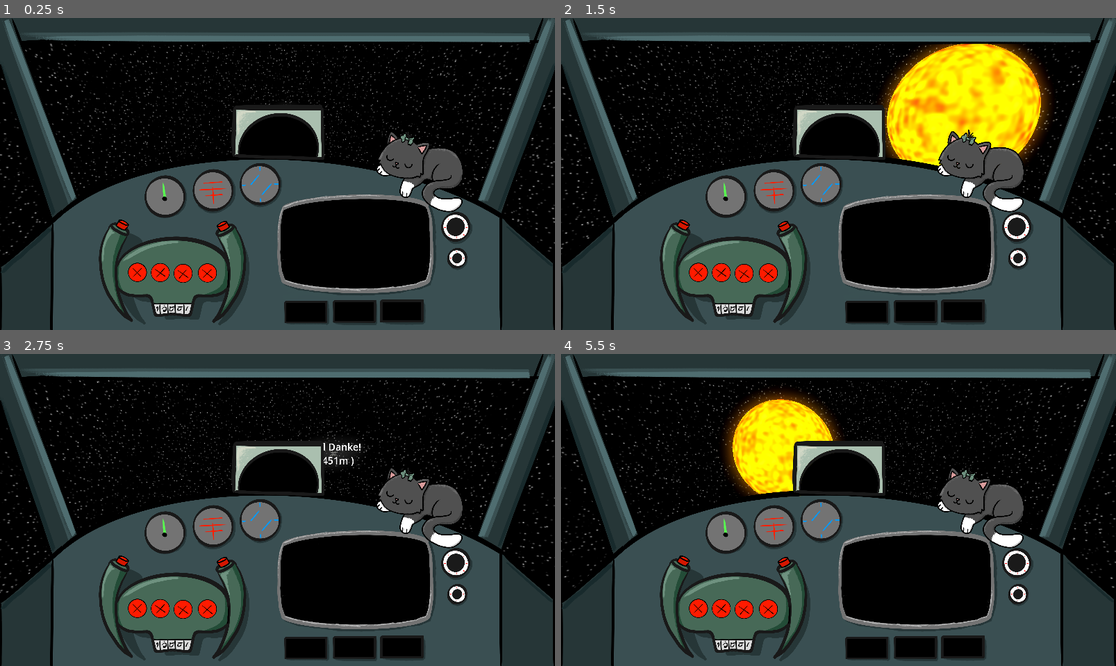
Above: before the commit, frames 1-4 (two rows, left to right).
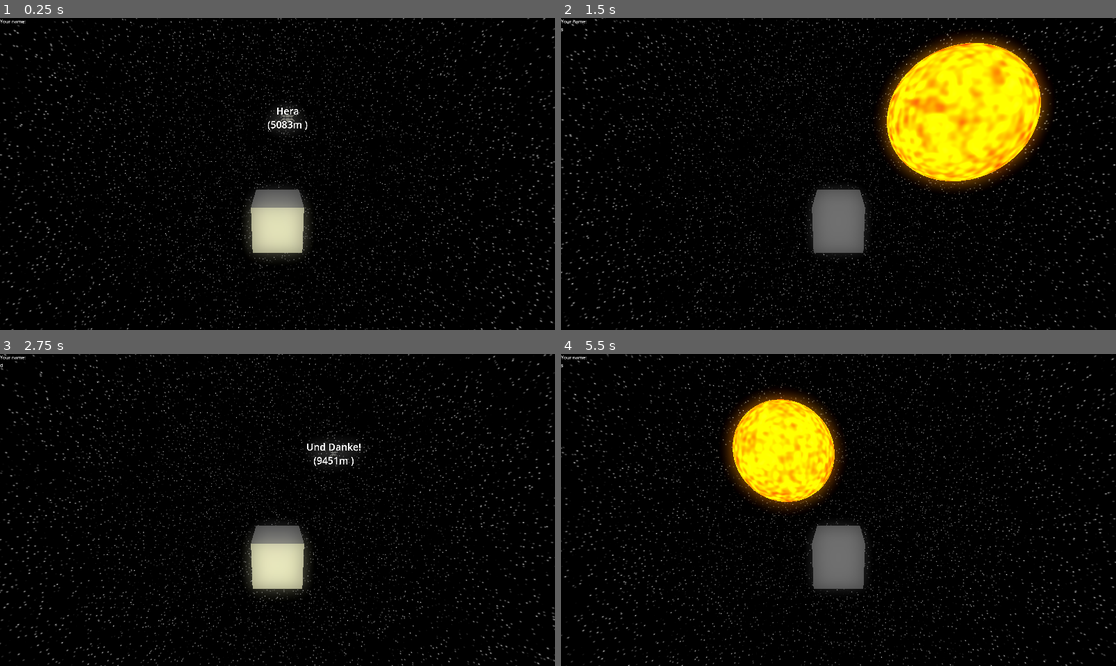
Above: after the commit, the same moments.

Repository: Paulpanther/Spacescaper
Game: Godot game, scene res://scenes/universe.tscn
Two runs of this game, one before a commit and one after it. Both use one fixed random seed, a clock stepped at 60 frames per second and the inputs below.
Inputs:
- Up to frame 1 (0.25 s): no input
- Up to frame 2 (1.5 s): tap Enter at 0.5 s; hold D (yaw_right) 0.53-1.28 s; hold S (backward) from 1.28 s (still down)
- Up to frame 3 (2.75 s): release S (backward) at 2.03 s; hold D (yaw_right) from 2.03 s (still down)
- Up to frame 4 (5.5 s): release D (yaw_right) at 2.78 s; hold W (forward) 2.78-3.53 s; hold A (yaw_left) 3.53-5.03 s; hold S (backward) from 5.03 s (still down)

The runs differ from the first frame. In frame 1, 52% of the frame differs, in the area x 0-100%, y 0-100%; in frame 2, 52%; in frame 3, 52%; in frame 4, 52%.
Error in both runs: Attempt to call function 'get_active_material' in base 'null instance' on a null instance. (res://scripts/planet_beacon_eighth.gd:6)

Commit message:
make compatible with paul

Diff:
--- a/project.godot
+++ b/project.godot
@@ -102,4 +102,5 @@
 
 [rendering]
 
+renderer/rendering_method="gl_compatibility"
 anti_aliasing/quality/msaa_3d=2
--- a/scenes/player.tscn
+++ b/scenes/player.tscn
@@ -1,8 +1,7 @@
-[gd_scene load_steps=7 format=3 uid="uid://b74obxunqy6f3"]
+[gd_scene load_steps=6 format=3 uid="uid://b74obxunqy6f3"]
 
 [ext_resource type="Script" path="res://scripts/comms.gd" id="2_13hxo"]
 [ext_resource type="Script" path="res://scripts/dialog.gd" id="2_vcpg4"]
-[ext_resource type="Script" path="res://scripts/rotating_overlay.gd" id="4_nj548"]
 
 [sub_resource type="BoxShape3D" id="BoxShape3D_4sqpf"]
 
@@ -142,13 +141,6 @@
 layout_mode = 2
 text = "Close"
 
-[node name="TextureRect" type="TextureRect" parent="UI"]
-layout_mode = 0
-offset_right = 1923.0
-offset_bottom = 1087.0
-expand_mode = 2
-script = ExtResource("4_nj548")
-
 [connection signal="toggled" from="UI/VBox/Comms/Input/Button1" to="UI/VBox/Comms" method="_on_button_1_toggled"]
 [connection signal="toggled" from="UI/VBox/Comms/Input/Button2" to="UI/VBox/Comms" method="_on_button_2_toggled"]
 [connection signal="toggled" from="UI/VBox/Comms/Input/Button3" to="UI/VBox/Comms" method="_on_button_3_toggled"]
